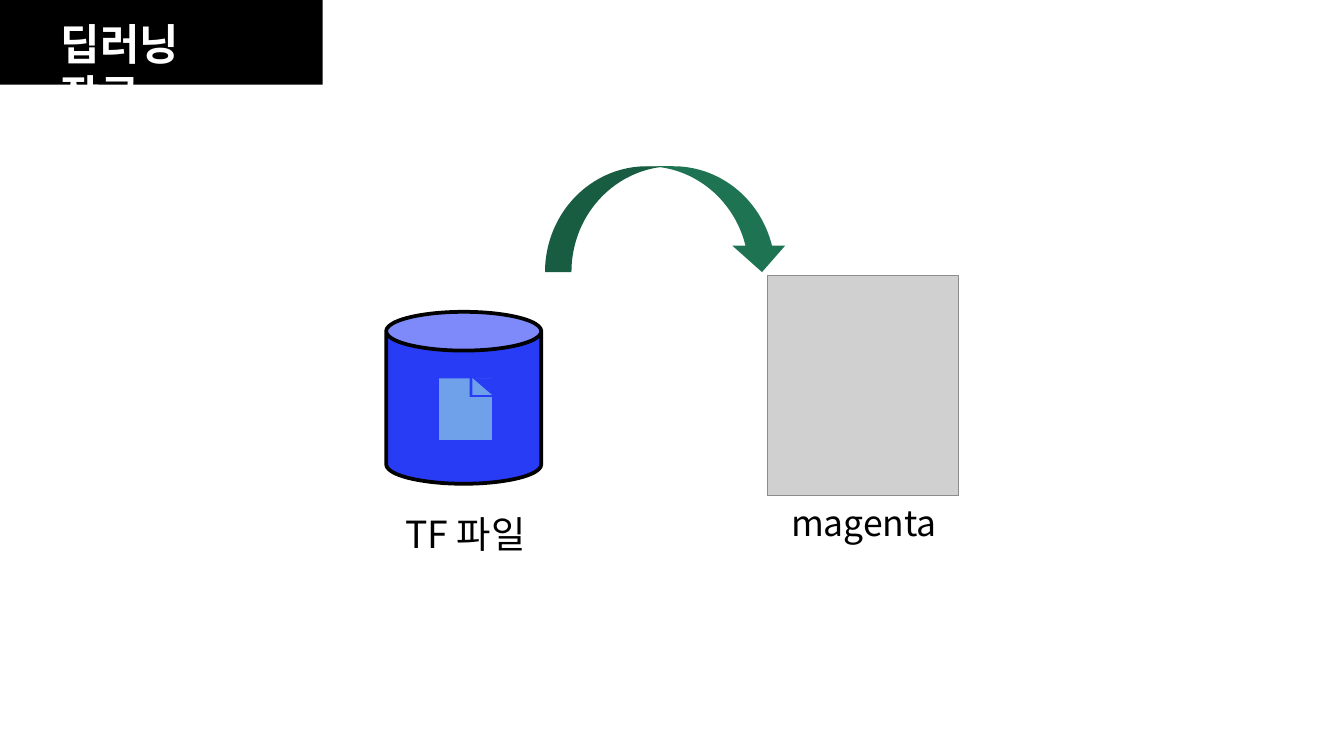
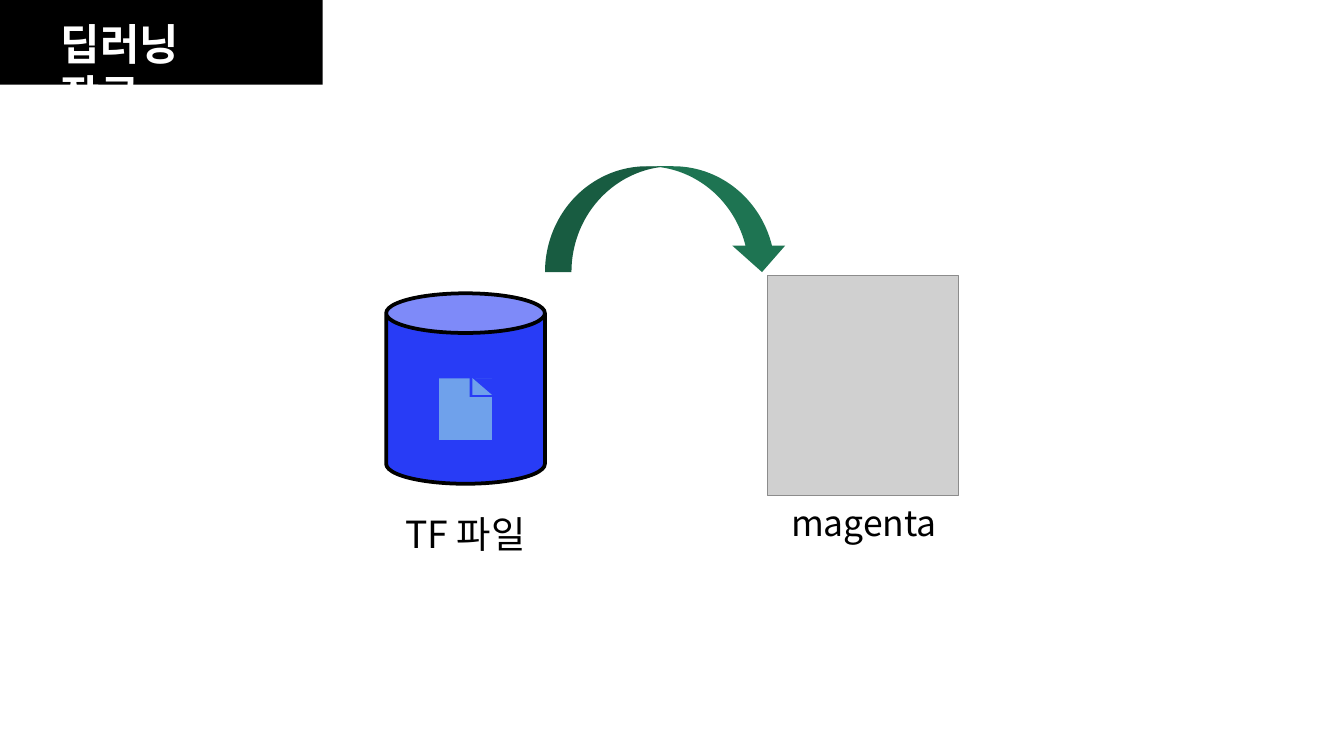
Before and after one commit to audwnd951/it_project2, a slide deck: slide 14 of MJ/최종 딥러닝 작곡.pptx (slide 16 before the commit). Drawn at 1344x756 pixels with LibreOffice and Linux fonts; fonts in the diff are those of the drawing; grey boxes stand for pictures. Boxes give left, top, right and bottom in pixels: in the first picture for what was removed or moved away, otherwise in the second. Text is boxed around its words. In the diff, an @@ line names an element or a change of style, - is before the commit and + after.

```diff
--- a/MJ/최종 딥러닝 작곡.pptx
+++ b/MJ/최종 딥러닝 작곡.pptx
@@ cylinder: place and size @@
-cylinder at <box>386,312,540,484</box>
+cylinder at <box>386,293,544,484</box>
```
Also in this commit, not shown: 9 other slides changed, 2 slides removed.
